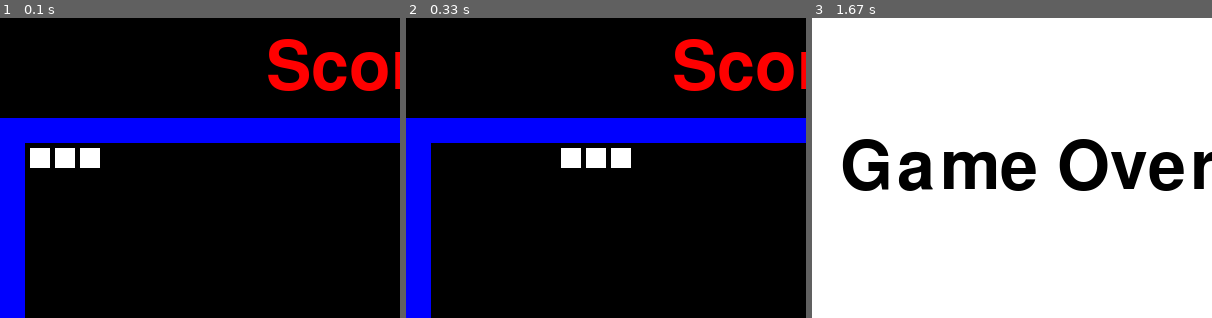
Above: before the commit, frames 1-3 (left to right).
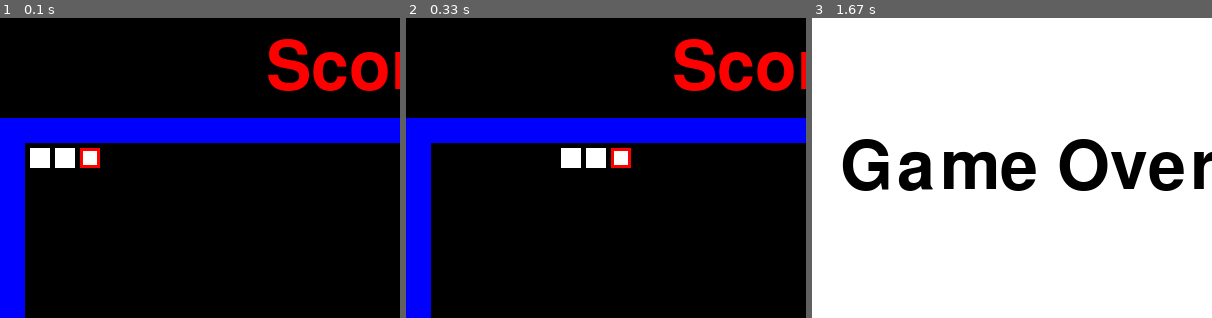
Above: after the commit, the same moments.

Repository: danlls/snake-pygame
Game: pygame game, started from main.py
Two runs of this game, one before a commit and one after it. Both use one fixed random seed, a clock stepped at 60 frames per second and the inputs below.
Inputs (mouse positions are % of the whole screen's width and height, from its top left):
- Up to frame 1 (0.1 s): no input
- Up to frame 2 (0.33 s): no input
- Up to frame 3 (1.67 s): hold Up 0.33-0.8 s; hold Down 0.83-1.13 s; move the mouse to (46, 54) at 0.87 s; hold Up 1.17-1.53 s; move the mouse to (82, 47) at 1.2 s; hold Down from 1.57 s (still down); move the mouse to (50, 56) at 1.6 s
The pictures show only the part of the screen within x 0-50%, y 0-50%; the shares and areas given below are measured in that part.

The runs differ from the first frame. In frame 1, 0.2% of the frame differs, in the area x 20-25%, y 43-50%; in frame 2, 0.2%; in frame 3, nothing differs.

Commit message:
Ref #12 -- Add snake head indication
Add a red color outline to snake head segment.

Closes https://github.com/danlls/snake-pygame/issues/12

Diff:
--- a/main.py
+++ b/main.py
@@ -276,6 +276,9 @@
             self.snake.draw(self.screen)
             self.score_board.blit(self.score_text, self.score_text_pos)
 
+            # Draw head indicator
+            pygame.draw.rect(self.screen, RED, self.snake.head().rect, 3)
+
             # Collision detection
             if self.snake.collides_any(self.walls) or self.snake.collides_any(self.snake.tail()):
                 self.running = False
